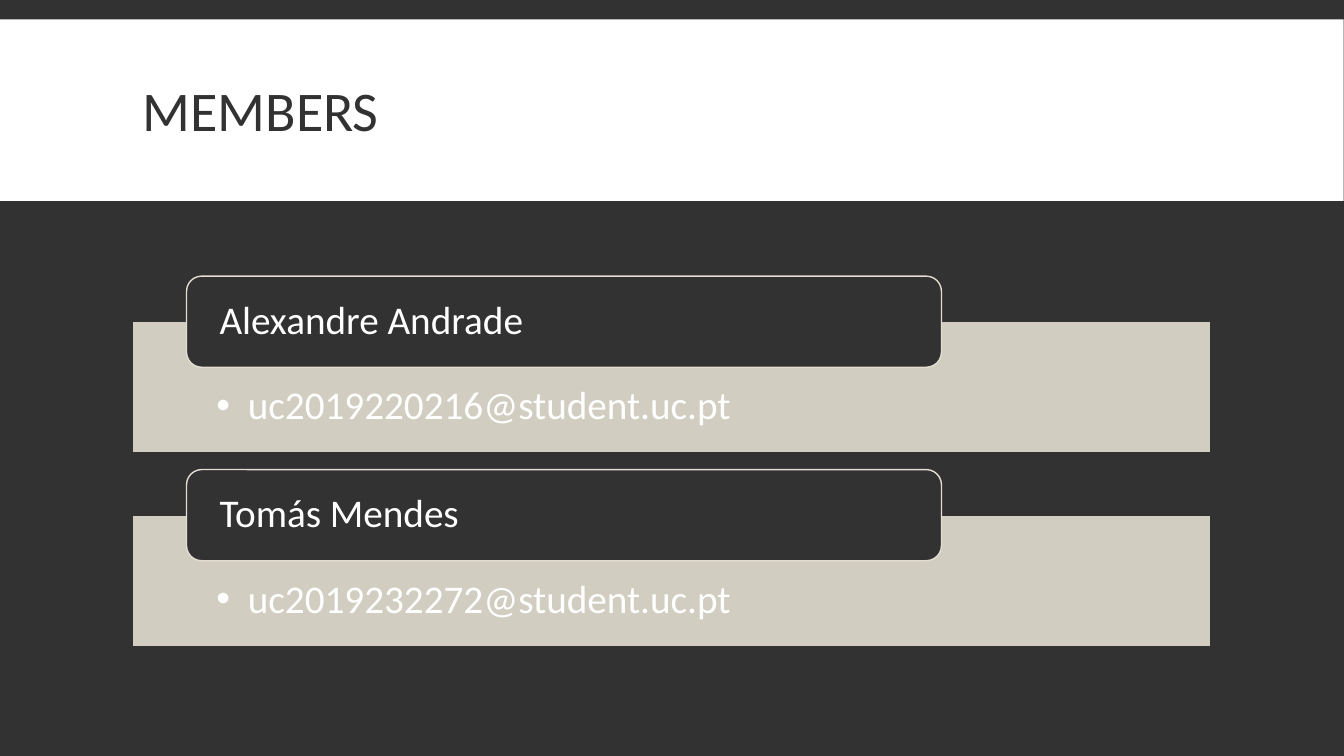
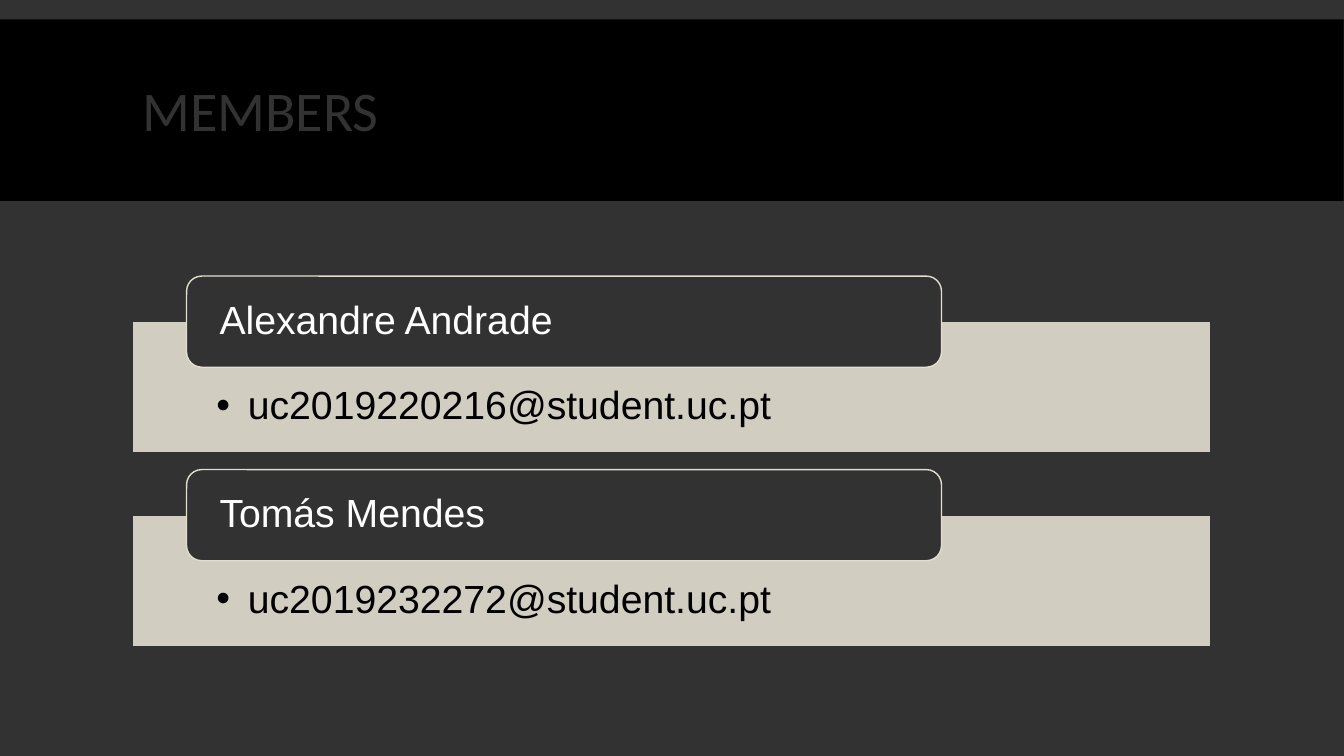
Before and after one commit to tomasbm07/Projeto-BD, a slide deck: slide 2 of Apresentação/Apresentação.pptx. Drawn at 1344x756 pixels with LibreOffice and Linux fonts; fonts in the diff are those of the drawing. Boxes give left, top, right and bottom in pixels: in the first picture for what was removed or moved away, otherwise in the second. Text is boxed around its words. In the diff, an @@ line names an element or a change of style, - is before the commit and + after.

```diff
--- a/Apresentação/Apresentação.pptx
+++ b/Apresentação/Apresentação.pptx
@@ rectangle at (x1=0, y1=19, x2=1344, y2=201): fill #FFFFFF to #000000 @@
@@ text "Alexandre Andrade" at (x1=220, y1=305, x2=553, y2=335): font Calibri to Arial @@
@@ text "uc2019220216@student.uc.pt" at (x1=248, y1=390, x2=771, y2=427): font Calibri to Arial, text colour #FFFFFF to #000000 @@
@@ text "Tomás Mendes" at (x1=220, y1=498, x2=485, y2=528): font Calibri to Arial @@
@@ text "uc2019232272@student.uc.pt" at (x1=248, y1=584, x2=771, y2=621): font Calibri to Arial, text colour #FFFFFF to #000000 @@
```
Also in this commit, not shown: 9 other slides changed, 3 other files.
